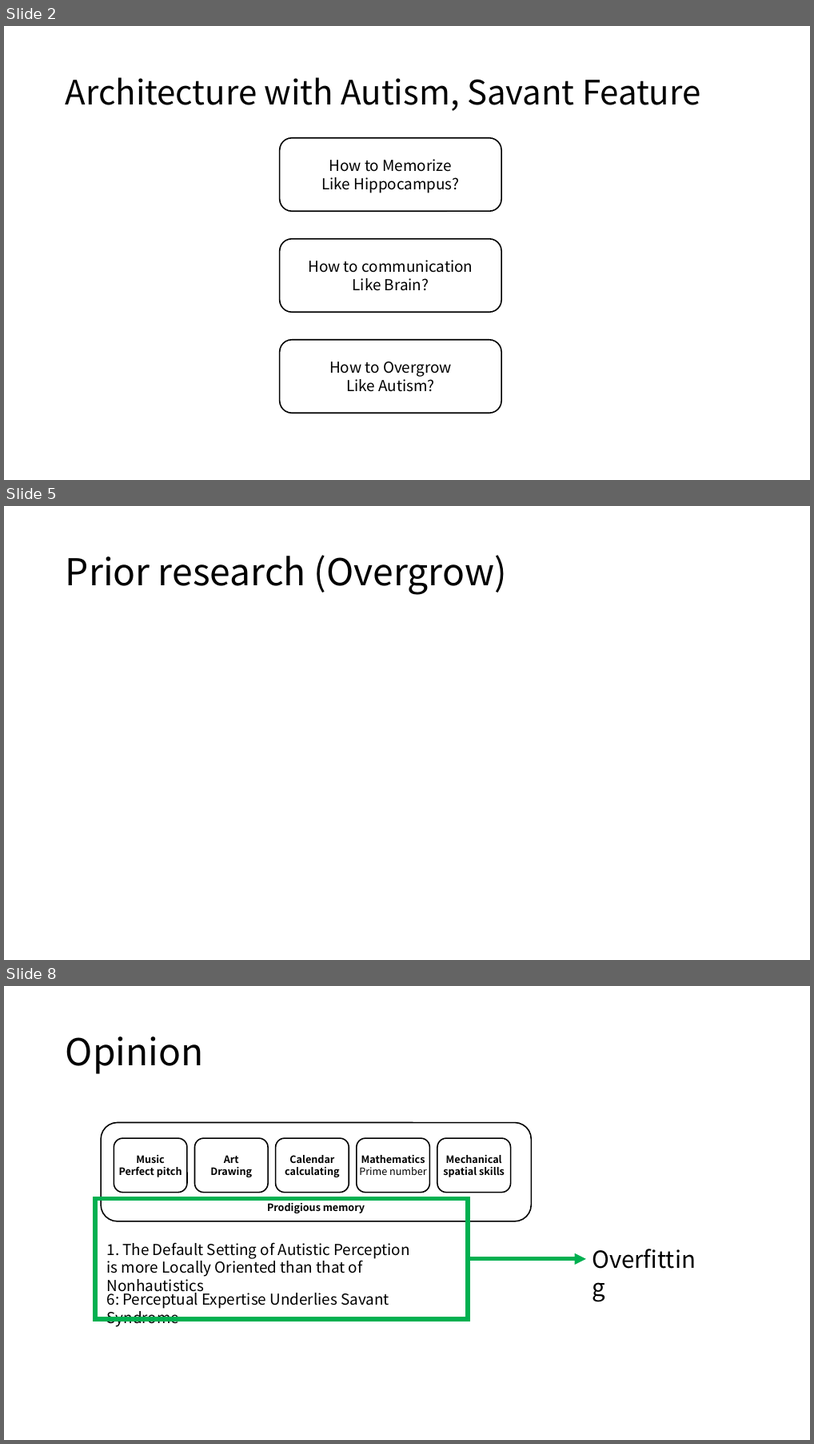
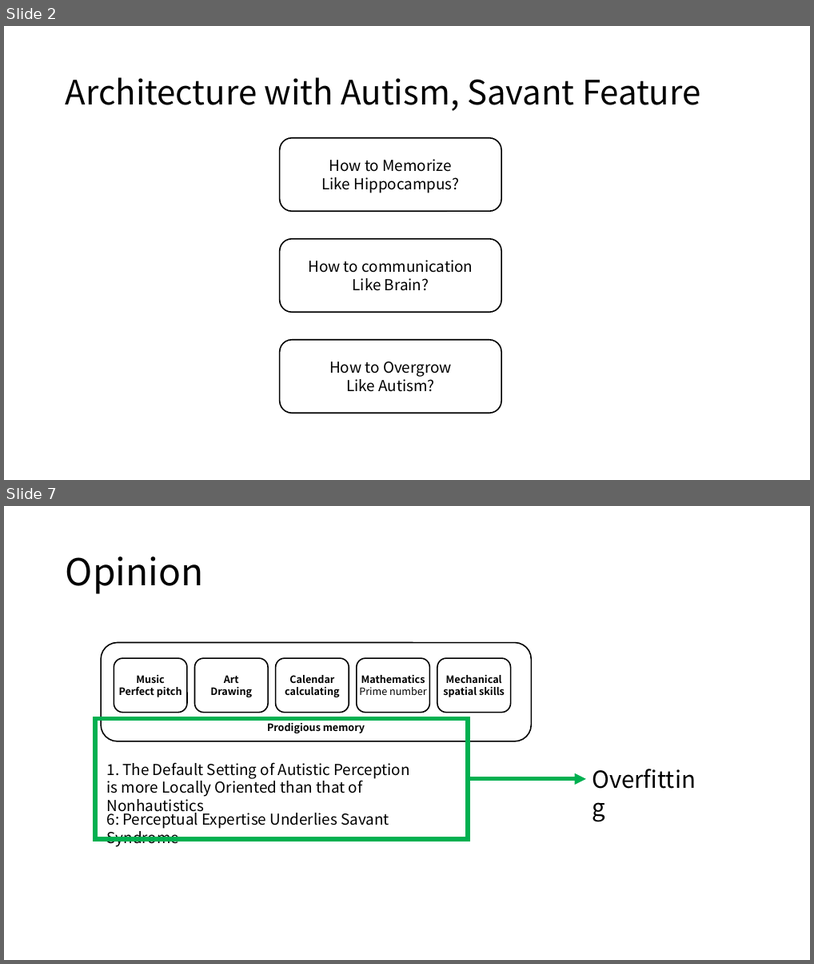
Before and after one commit to topaz11100/PROGRESS, a slide deck: 2_0729/0729_progress.pptx. Shown one above the other, each under a label of ours: slides 2, 5 and 8 before the commit, slides 2 and 7 after it; the slides between them are not shown. The pictures are 814x1444 and 814x964 pixels, drawn with LibreOffice and Linux fonts; fonts in the diff are those of the drawing. Boxes give left, top, right and bottom in pixels: in the first picture for what was removed or moved away, otherwise in the second. Text is boxed around its words. In the diff, an @@ line names an element or a change of style, - is before the commit and + after.

```diff
--- a/2_0729/0729_progress.pptx
+++ b/2_0729/0729_progress.pptx
@@ slide 5 removed at box(4, 506, 810, 960), background #FFFFFF @@
@@ title removed at box(66, 555, 507, 595) @@
-Prior research (Overgrow)
@@ what was slide 8 is now slide 7 @@
```
Also in this commit, not shown: 3 slides changed, 2 slides added, 1 other slide removed, 4 other files.
